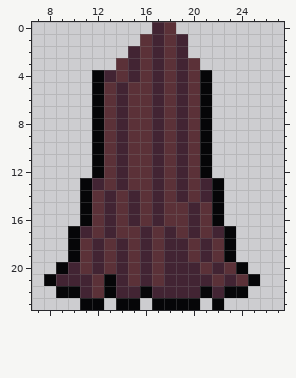
Pixel-art sprite: assets/content/tree-trunk.png. The picture above was drawn from the file before the commit.
The file is 360x240 pixels, drawn in blocks of 10x10; one block is one cell here. Shown: x 7..27, y 0..23.
New version:
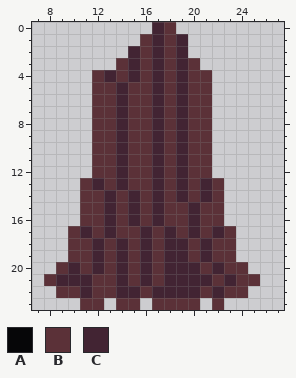
Palette (. is transparent): A #060608  B #5b3138  C #422433
Change:
The edit turns colour A into colour B in rows 4 to 12 at x 12 and 21; in rows 13 to 16 at x 11 and 22; in rows 17 to 19 at x 10 and 23; in row 20 at x 9 and 24; in row 21 at x 8, 13 and 25; in row 22 at x 9 to 10, 13, 16, 21 and 23 to 24.
The edit turns colour A into colour B in row 23 at x 11 to 12, 14 to 15, 17 to 20 and 22.
Pixel boxes of the changes (left, top, right, bottom) in both pictures:
changed: (44, 70, 260, 310)
